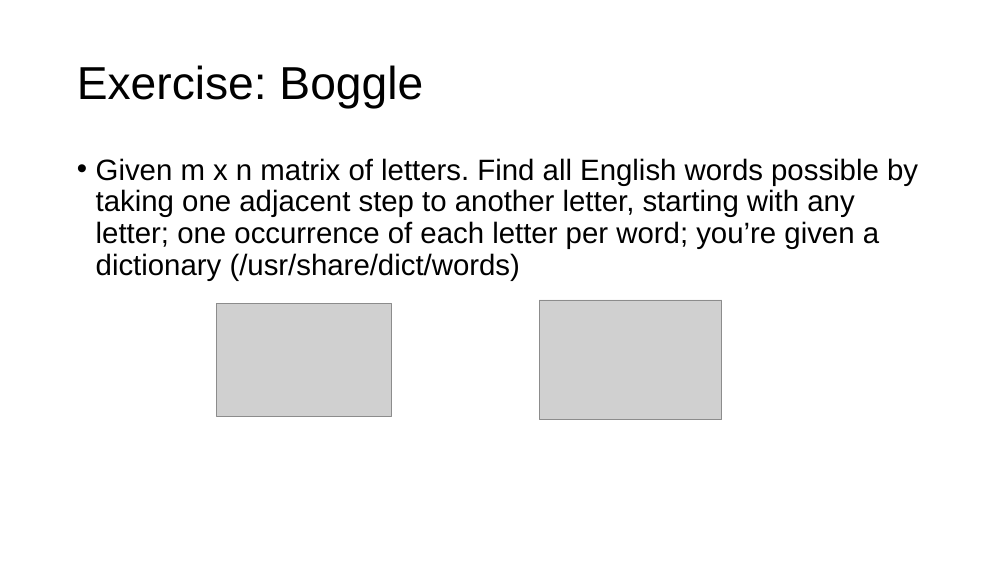
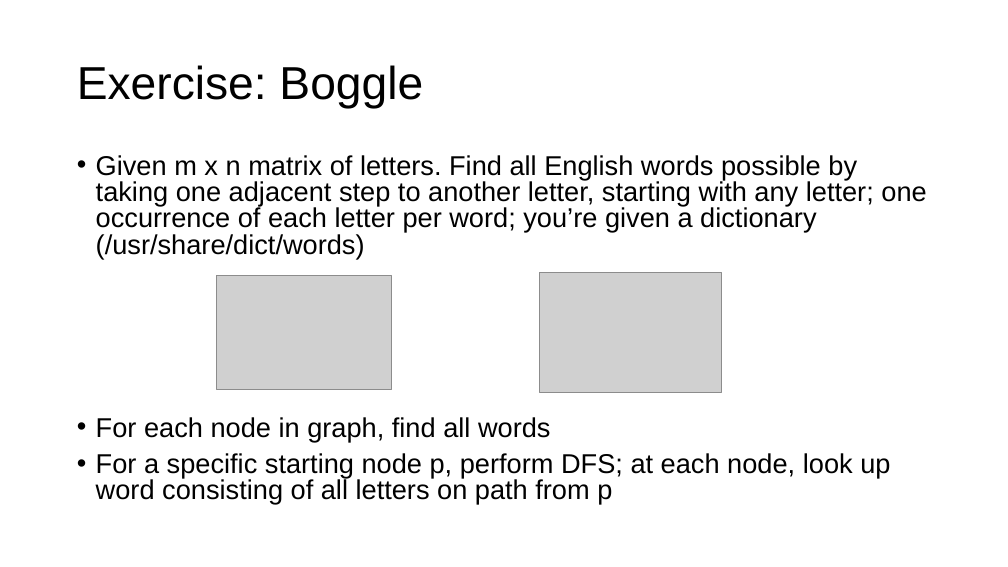
Before and after one commit to parrt/msds689, a slide deck: slide 29 of notes/graphs.pptx (slide 27 before the commit). Drawn at 1008x567 pixels with LibreOffice and Linux fonts; fonts in the diff are those of the drawing; grey boxes stand for pictures; background and template pictures are left out. Boxes give left, top, right and bottom in pixels: in the first picture for what was removed or moved away, otherwise in the second. Text is boxed around its words. In the diff, an @@ line names an element or a change of style, - is before the commit and + after.

```diff
--- a/notes/graphs.pptx
+++ b/notes/graphs.pptx
@@ text at bbox=[96, 155, 926, 258]: size 28 to 25.9 pt in "Given m x n matrix of letters. ..."; line spacing 0.9 to 0.8 @@
@@ picture: place and size @@
-picture at bbox=[217, 303, 392, 417]
+picture at bbox=[217, 276, 392, 389]
@@ picture: place and size @@
-picture at bbox=[539, 300, 722, 420]
+picture at bbox=[539, 273, 722, 392]
@@ text at bbox=[96, 417, 890, 504]: paragraphs added @@
+• For each node in graph, find all words
+• For a specific starting node p, perform DFS; at each node, look up word consisting of all letters on path from p
```
Also in this commit, not shown: 15 other slides changed, 3 slides added, 1 slide removed, 2 other files.
